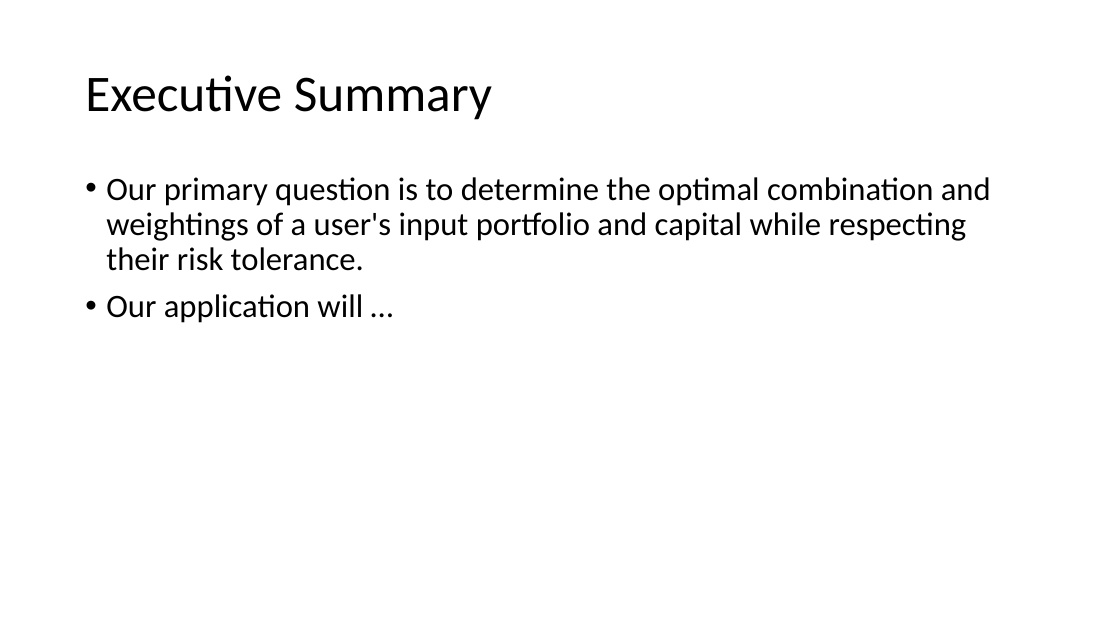
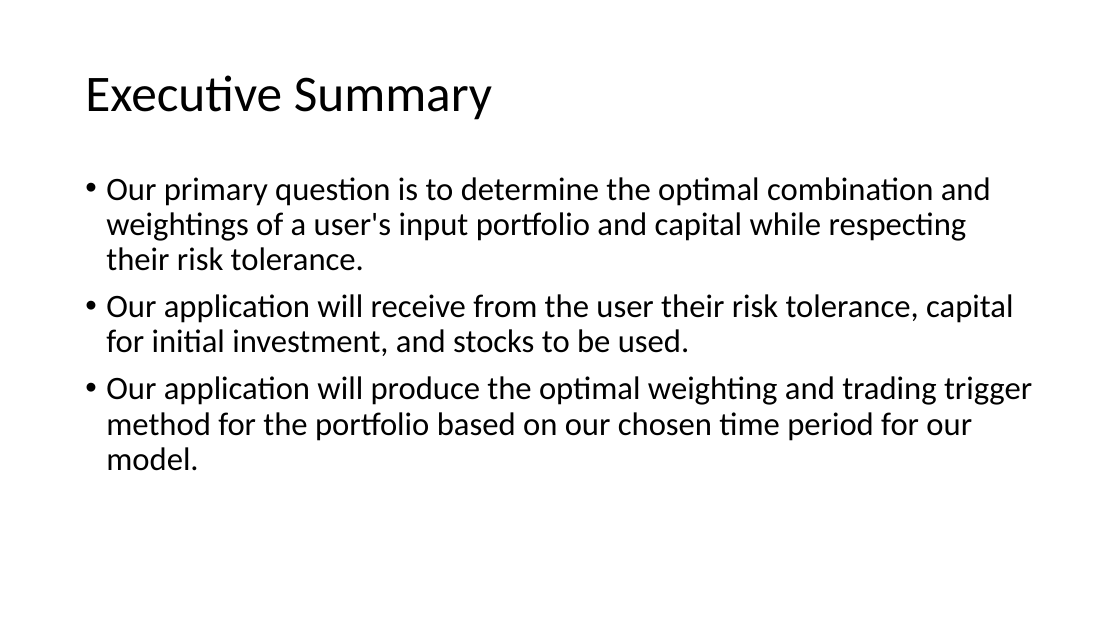
Before and after one commit to ForrestSurles/project_02, a slide deck: slide 2 of Intelligent_Derivation_Project_2.pptx. Drawn at 1120x630 pixels with LibreOffice and Linux fonts; fonts in the diff are those of the drawing. Boxes give left, top, right and bottom in pixels: in the first picture for what was removed or moved away, otherwise in the second. Text is boxed around its words. In the diff, an @@ line names an element or a change of style, - is before the commit and + after.

```diff
--- a/Intelligent_Derivation_Project_2.pptx
+++ b/Intelligent_Derivation_Project_2.pptx
@@ text at [106, 294, 1032, 471]: text changed @@
-• Our application will …
+• Our application will receive from the user their risk tolerance, capital for initial investment, and stocks to be used.
+• Our application will produce the optimal weighting and trading trigger method for the portfolio based on our chosen time period for our model.
```
Also in this commit, not shown: 1 other slide changed, 3 slides added, 2 slides removed, 1 other file.
